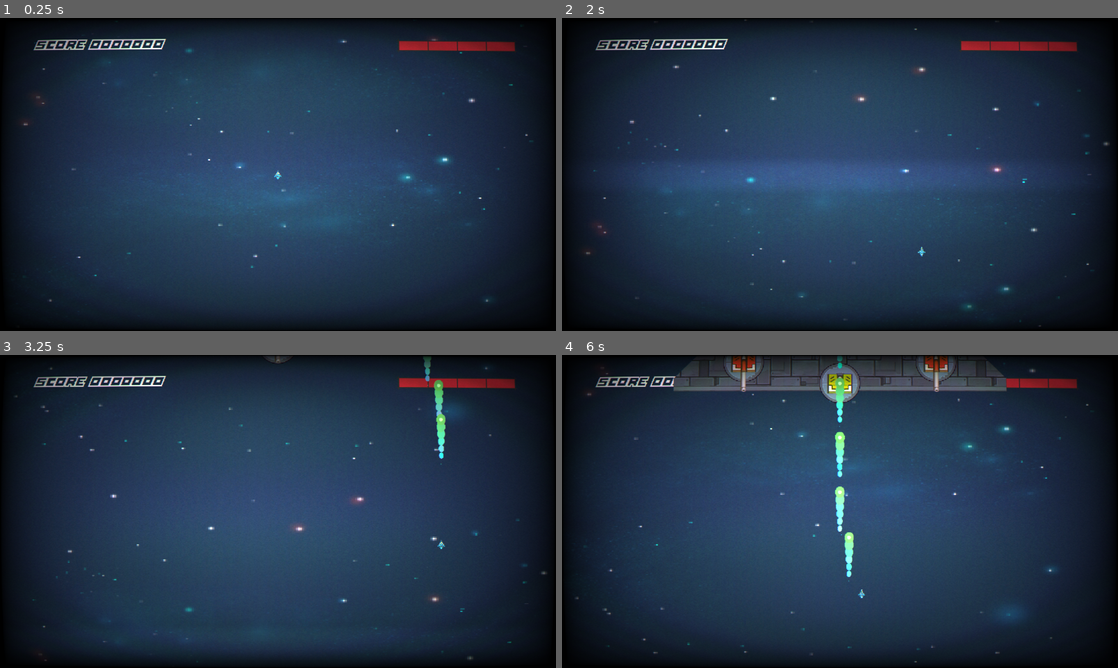
Above: before the commit, frames 1-4 (two rows, left to right).
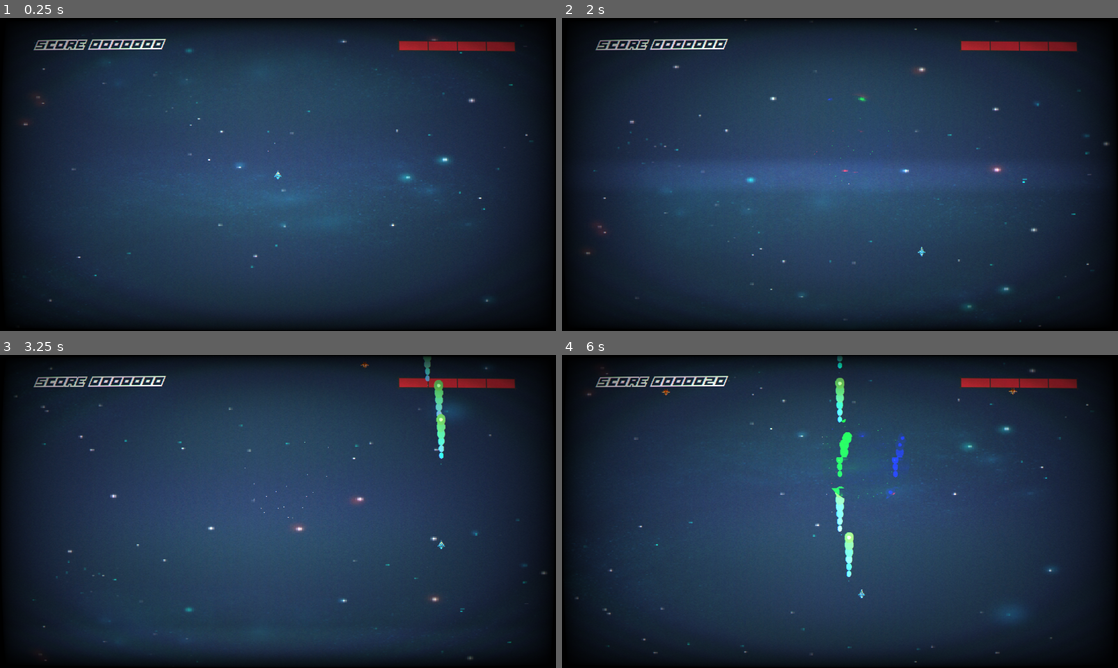
Above: after the commit, the same moments.

Repository: SuperGoon97/BulletJam6
Game: Godot game, scene res://Levels/level_test.tscn
Same seed, same stepped clock (60 frames per second), same inputs: the game is played once before the commit and once after it.
Inputs:
- Up to frame 1 (0.25 s): no input
- Up to frame 2 (2 s): hold D (move_right) 0.53-1.28 s; hold Space (fire) 0.53-1.28 s; hold S (move_down) from 1.28 s (still down); tap Space (fire) at 1.35 s
- Up to frame 3 (3.25 s): release S (move_down) at 2.03 s; hold D (move_right) 2.03-2.78 s; hold Space (fire) 2.03-2.78 s; hold W (move_up) from 2.78 s (still down); tap Space (fire) at 2.85 s
- Up to frame 4 (6 s): release W (move_up) at 3.53 s; hold Space (fire) 3.53-4.28 s; hold A (move_left) 3.53-5.03 s; tap Space (fire) at 4.35, 5.85 s; hold S (move_down) 5.03-5.78 s; hold Space (fire) 5.03-5.78 s; hold D (move_right) from 5.78 s (still down)

The runs differ from the first frame. In frame 1, less than 0.1% of the frame differs, in the area x 48-50%, y 39-43%; in frame 2, less than 0.1%; in frame 3, less than 0.1%; in frame 4, 5.8%, in the area x 17-82%, y 0-51%.

Commit message:
first anomaly

Diff:
--- a/Levels/level_test.tscn
+++ b/Levels/level_test.tscn
@@ -8,6 +8,7 @@
 [ext_resource type="PackedScene" uid="uid://cj4pd0hmfyeyk" path="res://Nodes/Player/player.tscn" id="4_sppqt"]
 [ext_resource type="PackedScene" uid="uid://dgq0ogfe3kqc1" path="res://Nodes/Cameras/main_camera.tscn" id="8_ddaal"]
 [ext_resource type="AudioStream" uid="uid://b3m5chl8gtb61" path="res://Music/4 - Celestial Echoes (Loop).wav" id="8_ku5x2"]
+[ext_resource type="PackedScene" uid="uid://br7w7yscvgl8v" path="res://Nodes/Anomalies/anomaly_duplicating.tscn" id="9_ddaal"]
 
 [sub_resource type="ShaderMaterial" id="ShaderMaterial_ku5x2"]
 shader = ExtResource("1_oenlu")
@@ -39,4 +40,7 @@
 
 [node name="Camera2D" parent="." instance=ExtResource("8_ddaal")]
 
+[node name="anomaly_node" parent="." instance=ExtResource("9_ddaal")]
+position = Vector2(-1, -60)
+
 [connection signal="recieved_damage" from="player" to="." method="_on_player_recieved_damage"]
--- a/Materials/Glitch/ma_glitch.gdshader
+++ b/Materials/Glitch/ma_glitch.gdshader
@@ -50,5 +50,6 @@
 	,	textureLod( screen_texture, fixed_uv + vec2( -shake_color_rate, 0.0 ), 0.0 ).b
 	,	enable_shift
 	);
-	COLOR = pixel_color;
+	float mask = ceil(COLOR.r);
+	COLOR = pixel_color * mask;
 }
--- a/Materials/Glitch/ma_glitch.tres
+++ b/Materials/Glitch/ma_glitch.tres
@@ -5,8 +5,8 @@
 [resource]
 resource_local_to_scene = true
 shader = ExtResource("1_4kmuj")
-shader_parameter/shake_power = 0.115
+shader_parameter/shake_power = 0.02
 shader_parameter/shake_rate = 1.0
 shader_parameter/shake_speed = 5.0
 shader_parameter/shake_block_size = 30.5
-shader_parameter/shake_color_rate = 0.11
+shader_parameter/shake_color_rate = 0.1
--- /dev/null
+++ b/Materials/orbiting_particle_material.tres
@@ -0,0 +1,36 @@
+[gd_resource type="ParticleProcessMaterial" load_steps=7 format=3 uid="uid://farcej2vocsk"]
+
+[sub_resource type="Curve" id="Curve_xtra8"]
+_limits = [-2.0, 2.0, 0.0, 1.0]
+_data = [Vector2(0, -2), 0.0, 0.0, 0, 0, Vector2(1, 2), 0.0, 0.0, 0, 0]
+point_count = 2
+
+[sub_resource type="CurveTexture" id="CurveTexture_cy0hq"]
+curve = SubResource("Curve_xtra8")
+
+[sub_resource type="Curve" id="Curve_ufjsk"]
+_data = [Vector2(0, 0), 0.0, 0.0, 0, 0, Vector2(1, 1), 1.4, 0.0, 0, 0]
+point_count = 2
+
+[sub_resource type="CurveTexture" id="CurveTexture_tegxd"]
+curve = SubResource("Curve_ufjsk")
+
+[sub_resource type="Curve" id="Curve_f1gn3"]
+_data = [Vector2(0, 1), 0.0, 0.0, 0, 0, Vector2(1, 0), 0.0, 0.0, 0, 0]
+point_count = 2
+
+[sub_resource type="CurveTexture" id="CurveTexture_vjuj2"]
+curve = SubResource("Curve_f1gn3")
+
+[resource]
+particle_flag_disable_z = true
+emission_shape = 2
+emission_sphere_radius = 80.0
+orbit_velocity_min = 0.0100001
+orbit_velocity_max = 0.0200001
+orbit_velocity_curve = SubResource("CurveTexture_cy0hq")
+radial_velocity_min = -10.0
+radial_velocity_max = 9.99998
+radial_velocity_curve = SubResource("CurveTexture_tegxd")
+gravity = Vector3(0, 0, 0)
+scale_curve = SubResource("CurveTexture_vjuj2")
--- /dev/null
+++ b/Nodes/Anomalies/anomaly_duplicating.gd
@@ -0,0 +1,36 @@
+extends Anomaly
+
+@onready var anomaly_area: Area2D = $anomaly_area
+
+func duplicate_object(node:Node2D):
+	if node.is_in_group("enemy"):
+		var enemy:Enemy = node
+		if enemy.can_duplicate:
+			var enemy_parent = enemy.get_parent()
+			var new_enemy:Enemy = enemy.duplicate()
+			var game_manager:GameManager = Gv.get("game_manager")
+			game_manager.bind_to_enemy_death(new_enemy)
+			enemy.can_duplicate = false
+			new_enemy.can_duplicate = false
+			enemy_parent.call_deferred("add_child",new_enemy)
+			new_enemy.set_deferred("global_position",enemy.global_position)
+			enemy.direction = enemy.direction.rotated(PI/9)
+			new_enemy.direction = (-enemy.direction)
+	elif node.is_in_group("bullet"):
+		var bullet:BulletBase = node
+		var bullet_parent = bullet.get_parent()
+		var new_bullet = bullet.duplicate()
+		bullet_parent.call_deferred("add_child",new_bullet)
+		new_bullet.set_deferred("global_position",bullet.global_position)
+		var dir = bullet.direction
+		bullet.direction = dir.rotated(PI/9)
+		new_bullet.direction = dir.rotated(-PI/9)
+
+func _on_anamoly_event_timeout() -> void:
+	super()
+	for area in anomaly_area.get_overlapping_areas():
+		var parent_node = area.get_parent()
+		if parent_node.get_groups().size() == 0:
+			parent_node = parent_node.get_parent()
+		duplicate_object(parent_node)
+	pass # Replace with function body.
--- /dev/null
+++ b/Nodes/Anomalies/anomaly_duplicating.tscn
@@ -0,0 +1,15 @@
+[gd_scene load_steps=3 format=3 uid="uid://br7w7yscvgl8v"]
+
+[ext_resource type="PackedScene" uid="uid://drxelr12edwge" path="res://Nodes/Anomalies/anomaly_node.tscn" id="1_sxloj"]
+[ext_resource type="Script" uid="uid://b1i3i14rb7ksj" path="res://Nodes/Anomalies/anomaly_duplicating.gd" id="2_ww7aq"]
+
+[node name="anomaly_node" instance=ExtResource("1_sxloj")]
+script = ExtResource("2_ww7aq")
+final_scale = Vector2(10, 10)
+
+[node name="anomaly_area" parent="." index="0"]
+collision_layer = 0
+collision_mask = 14
+
+[node name="anamoly_event" parent="." index="1"]
+autostart = true
--- /dev/null
+++ b/Nodes/Anomalies/anomaly_node.gd
@@ -0,0 +1,22 @@
+class_name Anomaly extends Node2D
+
+@export var time_to_reach_final_scale:float = 1.0
+@export var final_scale:Vector2 = Vector2(1.0,1.0)
+@onready var anomaly_particle: AnomalyParticle = $anomaly_particle
+
+var dir:Vector2 = Vector2(1.0,-1.0)
+var speed:float  = 10.0
+
+func _ready() -> void:
+	tween_scale()
+
+func _process(delta: float) -> void:
+	position += dir * speed * delta
+
+func tween_scale():
+	var tween = create_tween()
+	tween.tween_property(self,"scale",final_scale,time_to_reach_final_scale)
+
+
+func _on_anamoly_event_timeout() -> void:
+	anomaly_particle.glitch(0.1)
--- /dev/null
+++ b/Nodes/Anomalies/anomaly_node.tscn
@@ -0,0 +1,22 @@
+[gd_scene load_steps=4 format=3 uid="uid://drxelr12edwge"]
+
+[ext_resource type="Script" uid="uid://dvgliubgyvqtv" path="res://Nodes/Anomalies/anomaly_node.gd" id="1_cknnr"]
+[ext_resource type="PackedScene" uid="uid://cf02r2xu4crfm" path="res://ParticleEffects/anomaly_particle.tscn" id="2_b4aoa"]
+
+[sub_resource type="CircleShape2D" id="CircleShape2D_jj2gd"]
+
+[node name="anomaly_node" type="Node2D"]
+z_index = 3
+script = ExtResource("1_cknnr")
+
+[node name="anomaly_area" type="Area2D" parent="."]
+
+[node name="anomaly_shape" type="CollisionShape2D" parent="anomaly_area"]
+shape = SubResource("CircleShape2D_jj2gd")
+
+[node name="anamoly_event" type="Timer" parent="."]
+
+[node name="anomaly_particle" parent="." instance=ExtResource("2_b4aoa")]
+scale = Vector2(0.125, 0.125)
+
+[connection signal="timeout" from="anamoly_event" to="." method="_on_anamoly_event_timeout"]
--- a/Nodes/Bullets/bullet.gd
+++ b/Nodes/Bullets/bullet.gd
@@ -8,7 +8,6 @@
 
 var direction:Vector2 = Vector2(1.0,0.0)
 var active = false
-
 
 func _process(delta: float) -> void:
 	position += (direction * speed * delta)
--- a/Nodes/Enemies/enemy.gd
+++ b/Nodes/Enemies/enemy.gd
@@ -13,6 +13,7 @@
 var direction:Vector2 = Vector2(0.0,1.0)
 var active = true
 var is_alive = true
+var can_duplicate = true
 
 func _ready() -> void:
 	enemy_anim_player.play("wobble")
--- a/Nodes/Enemies/enemy.tscn
+++ b/Nodes/Enemies/enemy.tscn
@@ -48,6 +48,21 @@
 "speed": 16.0
 }]
 
+[sub_resource type="Animation" id="Animation_rhad5"]
+length = 0.001
+tracks/0/type = "value"
+tracks/0/imported = false
+tracks/0/enabled = true
+tracks/0/path = NodePath("enemy_moving_components:position")
+tracks/0/interp = 1
+tracks/0/loop_wrap = true
+tracks/0/keys = {
+"times": PackedFloat32Array(0),
+"transitions": PackedFloat32Array(1),
+"update": 0,
+"values": [Vector2(0, 0)]
+}
+
 [sub_resource type="Animation" id="Animation_lr5ev"]
 resource_name = "wobble"
 loop_mode = 1
@@ -64,21 +79,6 @@
 "values": [Vector2(2, 0), Vector2(0, -2), Vector2(-2, 0), Vector2(0, 2)]
 }
 
-[sub_resource type="Animation" id="Animation_rhad5"]
-length = 0.001
-tracks/0/type = "value"
-tracks/0/imported = false
-tracks/0/enabled = true
-tracks/0/path = NodePath("enemy_moving_components:position")
-tracks/0/interp = 1
-tracks/0/loop_wrap = true
-tracks/0/keys = {
-"times": PackedFloat32Array(0),
-"transitions": PackedFloat32Array(1),
-"update": 0,
-"values": [Vector2(0, 0)]
-}
-
 [sub_resource type="AnimationLibrary" id="AnimationLibrary_wi7cs"]
 _data = {
 &"RESET": SubResource("Animation_rhad5"),
@@ -87,7 +87,7 @@
 
 [sub_resource type="CircleShape2D" id="CircleShape2D_4mq8h"]
 
-[node name="enemy" type="Node2D"]
+[node name="enemy" type="Node2D" groups=["enemy"]]
 script = ExtResource("1_4mq8h")
 speed = 100.0
 
--- a/Nodes/Mangers/wave_manager.gd
+++ b/Nodes/Mangers/wave_manager.gd
@@ -28,9 +28,9 @@
 enemy_spawner_4 , enemy_spawner_5 , enemy_spawner_6 , enemy_spawner_7 , enemy_spawner_8 , enemy_spawner_9 , enemy_spawner_10]
 
 func _ready() -> void:
-	spawn_boss(BOSS)
+	#spawn_boss(BOSS)
 	is_ready.emit("wave_manager")
-	#run_waves()
+	run_waves()
 
 func spawn_at(location:int , speed:float , direction:Vector2 , type:Gv.ET , score):
 	var new_enemy :Enemy
--- a/Nodes/Mangers/wave_manager.tscn
+++ b/Nodes/Mangers/wave_manager.tscn
@@ -5,6 +5,9 @@
 [ext_resource type="Script" uid="uid://dsln3xsmnueco" path="res://Nodes/Waves/wave_basics.gd" id="3_sppsi"]
 [ext_resource type="Script" uid="uid://dd3pa87y1p4fe" path="res://Nodes/Waves/wave_strafers.gd" id="4_6ce0h"]
 [ext_resource type="Script" uid="uid://da3ldjnr1hjjp" path="res://Nodes/Waves/wave_diagonals.gd" id="5_6ht7w"]
+
+[sub_resource type="Animation" id="Animation_6ce0h"]
+resource_name = "boss_one"
 
 [sub_resource type="Animation" id="Animation_20f0v"]
 resource_name = "stage_one"
@@ -29,9 +32,6 @@
 "method": &"spawn_wave"
 }]
 }
-
-[sub_resource type="Animation" id="Animation_6ce0h"]
-resource_name = "boss_one"
 
 [sub_resource type="AnimationLibrary" id="AnimationLibrary_6ce0h"]
 _data = {
--- a/Nodes/Spawners/bullet_spawner.gd
+++ b/Nodes/Spawners/bullet_spawner.gd
@@ -13,5 +13,6 @@
 	new_bullet.global_position = global_position
 	new_bullet.call_deferred("set_colors",color)
 	new_bullet_hitbox.set_collision_mask_value(team + 1 , true)
+	new_bullet_hitbox.set_collision_layer_value(team + 3 , true)
 	new_bullet.scale = Vector2(size*base_bullet_scale , size*base_bullet_scale)
 	get_tree().get_first_node_in_group("level").add_child(new_bullet)
--- /dev/null
+++ b/ParticleEffects/anomaly_particle.gd
@@ -0,0 +1,8 @@
+class_name AnomalyParticle extends GPUParticles2D
+
+@onready var anomaly_glitch: Sprite2D = $anomaly_glitch
+
+func glitch(duration:float):
+	anomaly_glitch.visible = true
+	await get_tree().create_timer(duration).timeout
+	anomaly_glitch.visible = false
--- /dev/null
+++ b/ParticleEffects/anomaly_particle.tscn
@@ -0,0 +1,18 @@
+[gd_scene load_steps=5 format=3 uid="uid://cf02r2xu4crfm"]
+
+[ext_resource type="Material" uid="uid://farcej2vocsk" path="res://Materials/orbiting_particle_material.tres" id="1_4y0df"]
+[ext_resource type="Material" uid="uid://cfi81xn17jf4q" path="res://Materials/Glitch/ma_glitch.tres" id="2_qjheb"]
+[ext_resource type="Script" uid="uid://drjg7k0bixdjj" path="res://ParticleEffects/anomaly_particle.gd" id="2_ucknh"]
+[ext_resource type="Texture2D" uid="uid://c25exhwqyqgne" path="res://Sprites/circle.png" id="3_ucknh"]
+
+[node name="anomaly_particle" type="GPUParticles2D"]
+amount = 60
+lifetime = 8.0
+process_material = ExtResource("1_4y0df")
+script = ExtResource("2_ucknh")
+
+[node name="anomaly_glitch" type="Sprite2D" parent="."]
+visible = false
+material = ExtResource("2_qjheb")
+scale = Vector2(0.315, 0.315)
+texture = ExtResource("3_ucknh")
--- a/project.godot
+++ b/project.godot
@@ -65,8 +65,8 @@
 
 2d_physics/layer_1="PlayerLayer"
 2d_physics/layer_2="EnemyLayer"
-2d_physics/layer_3="PlayerBulletLayer"
-2d_physics/layer_4="EnemyBulletLayer"
+2d_physics/layer_3="EnemyBulletLayer"
+2d_physics/layer_4="PlayerBulletLayer"
 
 [rendering]
 
Not shown: 1 places in Levels/level_test.tscn that only renumber resources
Not shown, added: Nodes/Anomalies/anomaly_duplicating.gd.uid
Not shown, added: Nodes/Anomalies/anomaly_node.gd.uid
Not shown, added: ParticleEffects/anomaly_particle.gd.uid
Binary file added: Sprites/HPBar/circle.png
Not shown, added: Sprites/HPBar/circle.png.import
Binary file added: Sprites/circle.png
Not shown, added: Sprites/circle.png.import
